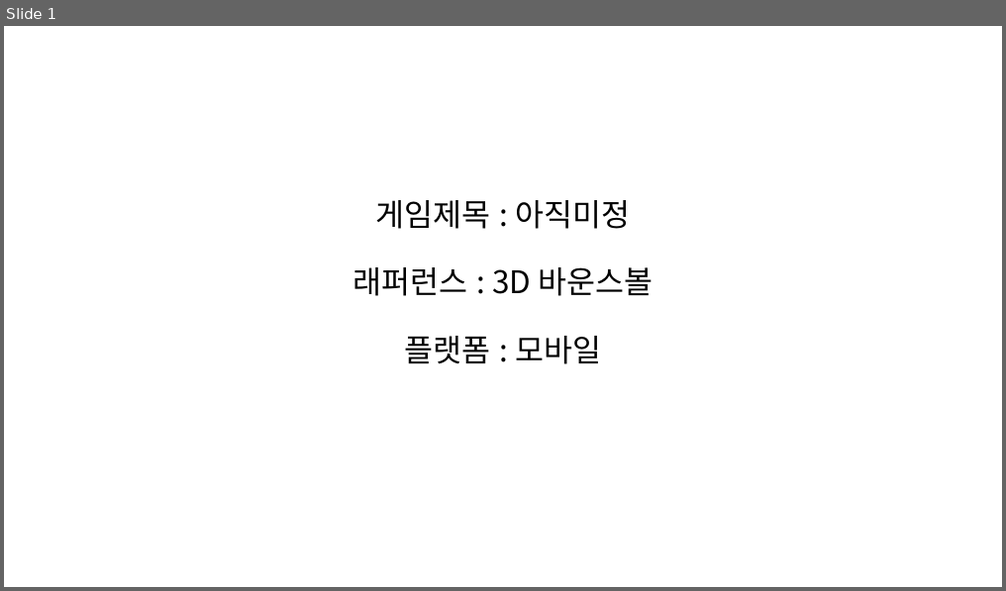
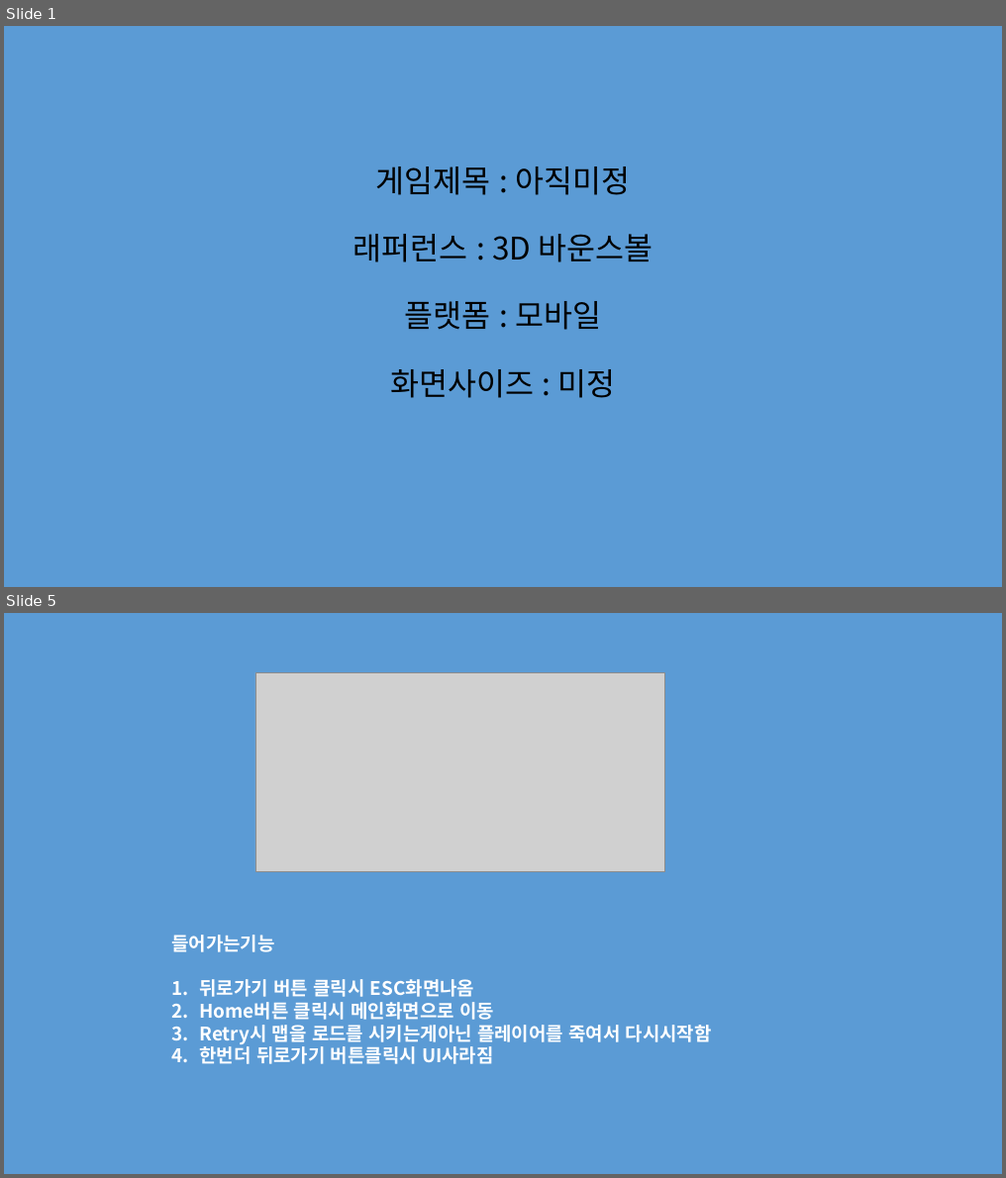
Before and after one commit to LeeJaeHwan182/Dongseo_Art-IndieGame, a slide deck: Dongseo/Dongseo_Art&IndieGame_PPT.pptx. Shown one above the other, each under a label of ours: slide 1 before the commit, slides 1 and 5 after it; the slides between them are not shown. The pictures are 1006x591 and 1006x1178 pixels, drawn with LibreOffice and Linux fonts; fonts in the diff are those of the drawing; grey boxes stand for pictures. Boxes give left, top, right and bottom in pixels: in the first picture for what was removed or moved away, otherwise in the second. Text is boxed around its words. In the diff, an @@ line names an element or a change of style, - is before the commit and + after.

Commit message:
(LJH) PPT make a change
피피티 들어갈거 간략하게 생각해봄

```diff
--- a/Dongseo/Dongseo_Art&IndieGame_PPT.pptx
+++ b/Dongseo/Dongseo_Art&IndieGame_PPT.pptx
@@ slide 5 added at (x1=4, y1=613, x2=1002, y2=1174), background #5B9BD5 @@
@@ picture added at (x1=255, y1=672, x2=664, y2=872) @@
@@ text added at (x1=171, y1=935, x2=712, y2=1064), 18 pt, text #FFFFFF, bold @@
+들어가는기능
+1. 뒤로가기 버튼 클릭시 ESC화면나옴
+2. Home버튼 클릭시 메인화면으로 이동
+3. Retry시 맵을 로드를 시키는게아닌 플레이어를 죽여서 다시시작함
+4. 한번더 뒤로가기 버튼클릭시 UI사라짐
@@ slide 1 changed as well @@
@@ background #FFFFFF to #5B9BD5 @@
@@ text at (x1=390, y1=370, x2=616, y2=398): paragraph added @@
+화면사이즈 : 미정
```
Also in this commit, not shown: 5 other slides added.
